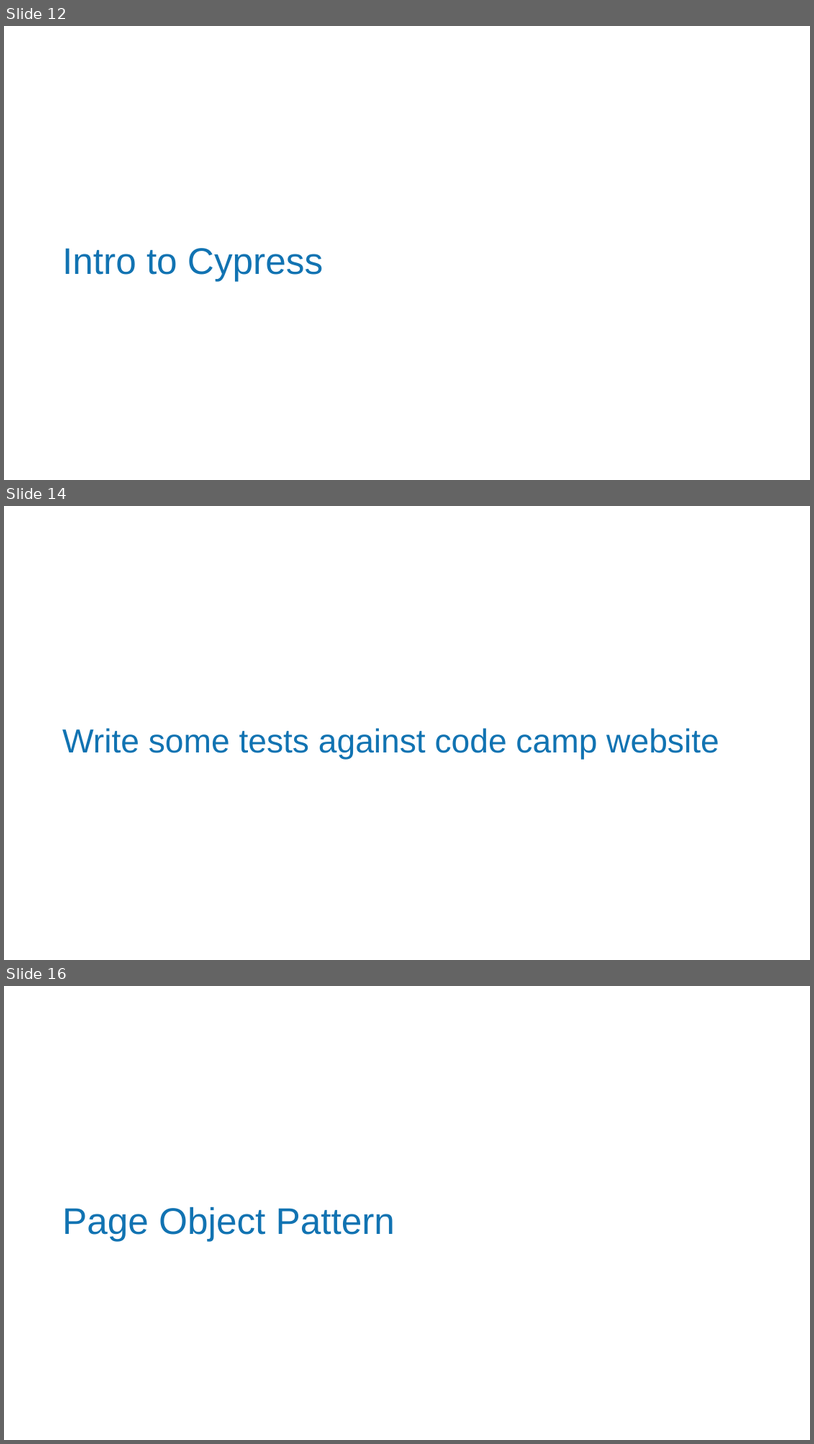
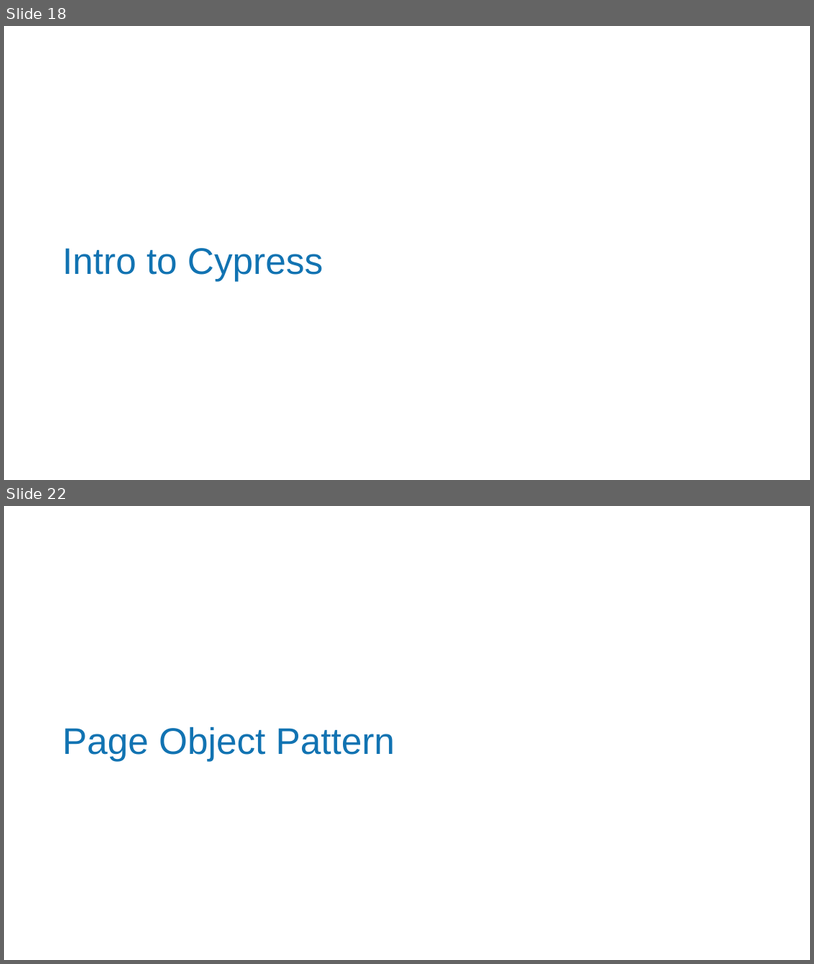
Before and after one commit to MatthewYKnowles/atlanta-code-camp-2019, a slide deck: And Now Seleniums Watch is Ended.pptx. Shown one above the other, each under a label of ours: slides 12, 14 and 16 before the commit, slides 18 and 22 after it; the slides between them are not shown. The pictures are 814x1444 and 814x964 pixels, drawn with LibreOffice and Linux fonts; fonts in the diff are those of the drawing; background and template pictures are left out. Boxes give left, top, right and bottom in pixels: in the first picture for what was removed or moved away, otherwise in the second. Text is boxed around its words. In the diff, an @@ line names an element or a change of style, - is before the commit and + after.

```diff
--- a/And Now Seleniums Watch is Ended.pptx
+++ b/And Now Seleniums Watch is Ended.pptx
@@ slide 14 removed at [4,506,810,960], background picture (left out) @@
@@ title removed at [62,728,720,759] @@
-Write some tests against code camp website
@@ what was slide 12 is now slide 18 @@
@@ what was slide 16 is now slide 22 @@
```
Also in this commit, not shown: 3 slides changed, 12 slides added, 4 other slides removed.
